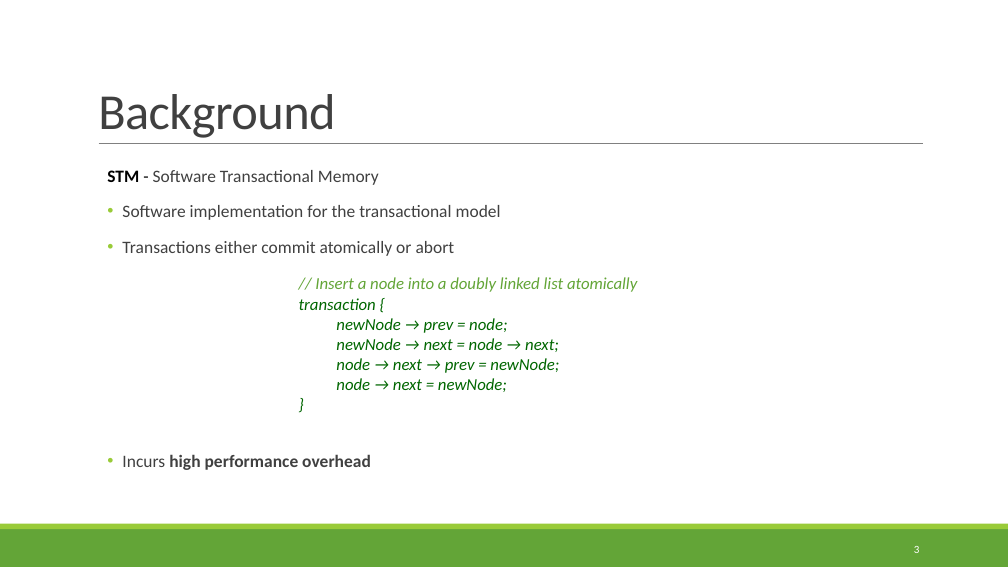
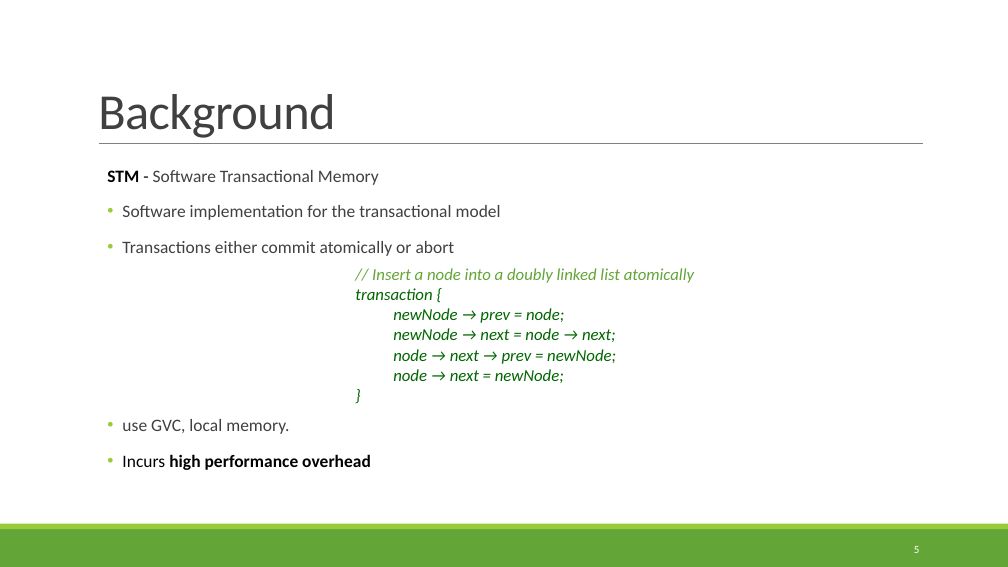
Before and after one commit to itssapir/TXHashMap, a slide deck: slide 5 of Docs/Presentation_final.pptx (slide 3 before the commit). Drawn at 1008x567 pixels with LibreOffice and Linux fonts; fonts in the diff are those of the drawing. Boxes give left, top, right and bottom in pixels: in the first picture for what was removed or moved away, otherwise in the second. Text is boxed around its words. In the diff, an @@ line names an element or a change of style, - is before the commit and + after.

```diff
--- a/Docs/Presentation_final.pptx
+++ b/Docs/Presentation_final.pptx
@@ text "// Insert a node into ...": place and size @@
-text "// Insert a node into ..." at [299,277,637,392]
+text "// Insert a node into ..." at [355,268,694,383]
@@ text at [122,419,289,434]: paragraph added @@
+  • use GVC, local memory.
@@ text at [122,454,371,470]: text colour #404040 to #000000 in "Incurs high performance overhead" @@
@@ page number at [914,546,920,553]: text changed @@
-3
+5
```
Also in this commit, not shown: 15 other slides changed, 39 slides added, 4 slides removed, 6 other files.
